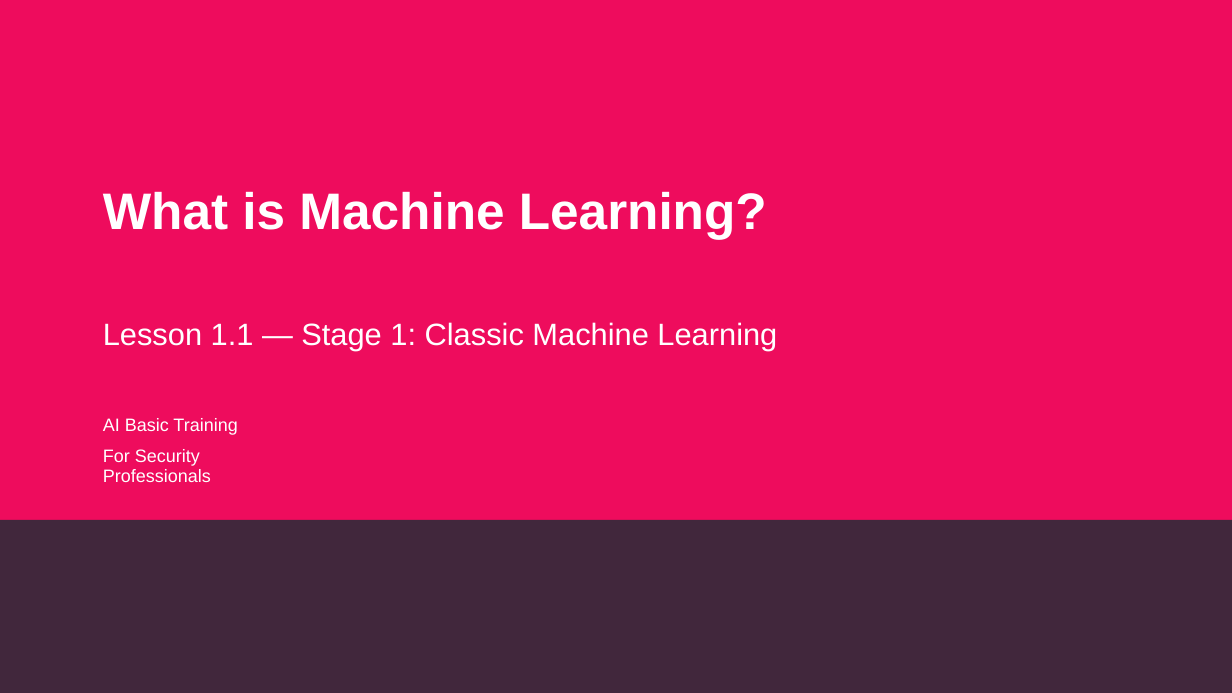
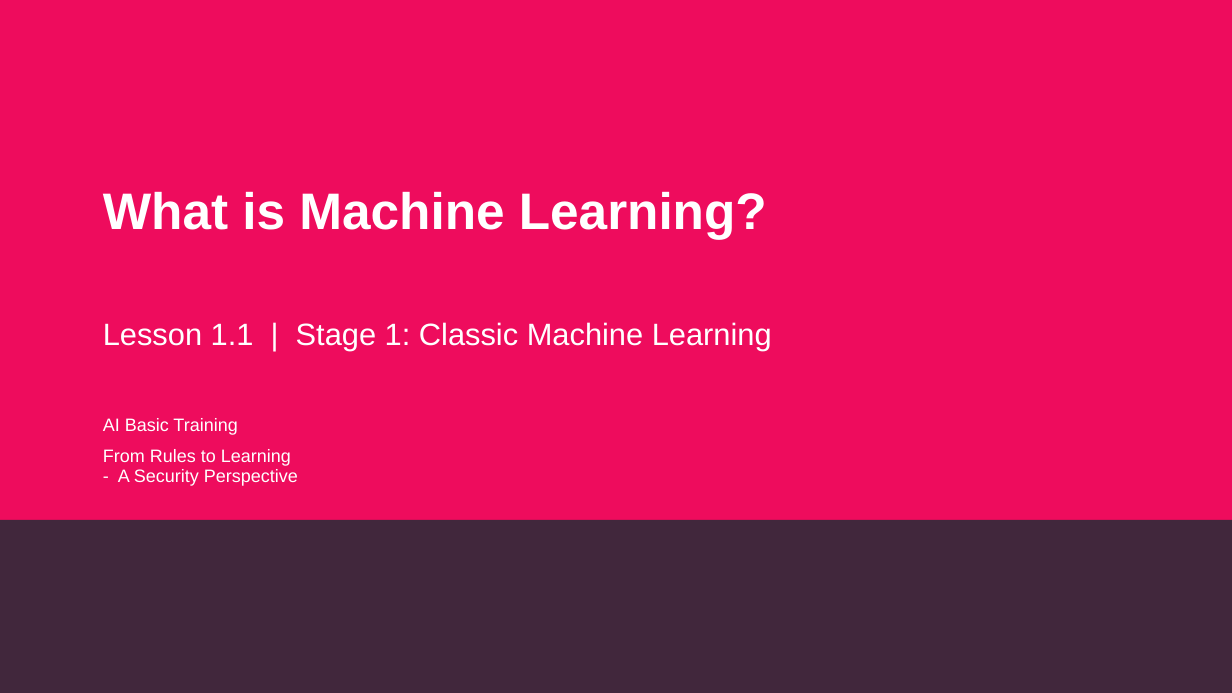
Before and after one commit to alshawwaf/ai-basic-training, a slide deck: slide 1 of stage1_classic_ml/01_what_is_ml/Lecture-1-What-is-ML.pptx. Drawn at 1232x693 pixels with LibreOffice and Linux fonts; fonts in the diff are those of the drawing; background and template pictures are left out. Boxes give left, top, right and bottom in pixels: in the first picture for what was removed or moved away, otherwise in the second. Text is boxed around its words. In the diff, an @@ line names an element or a change of style, - is before the commit and + after.

Commit message:
Rebuild Lecture 1 with cleaner structure and professional visuals
Reorganised from 9 fragmented sections (32 slides) to 6 focused
sections (28 slides) with a clear narrative arc. Improved image
quality with consistent colour palette, better layout variety,
and tighter content per slide.

```diff
--- a/stage1_classic_ml/01_what_is_ml/Lecture-1-What-is-ML.pptx
+++ b/stage1_classic_ml/01_what_is_ml/Lecture-1-What-is-ML.pptx
@@ text at (103,322,772,351): text changed @@
-Lesson 1.1 — Stage 1: Classic Machine Learning
+Lesson 1.1 | Stage 1: Classic Machine Learning
@@ text at (103,449,298,486): text changed @@
-For Security Professionals
+From Rules to Learning - A Security Perspective
```
Also in this commit, not shown: 20 other slides changed, 4 slides added, 8 slides removed.
